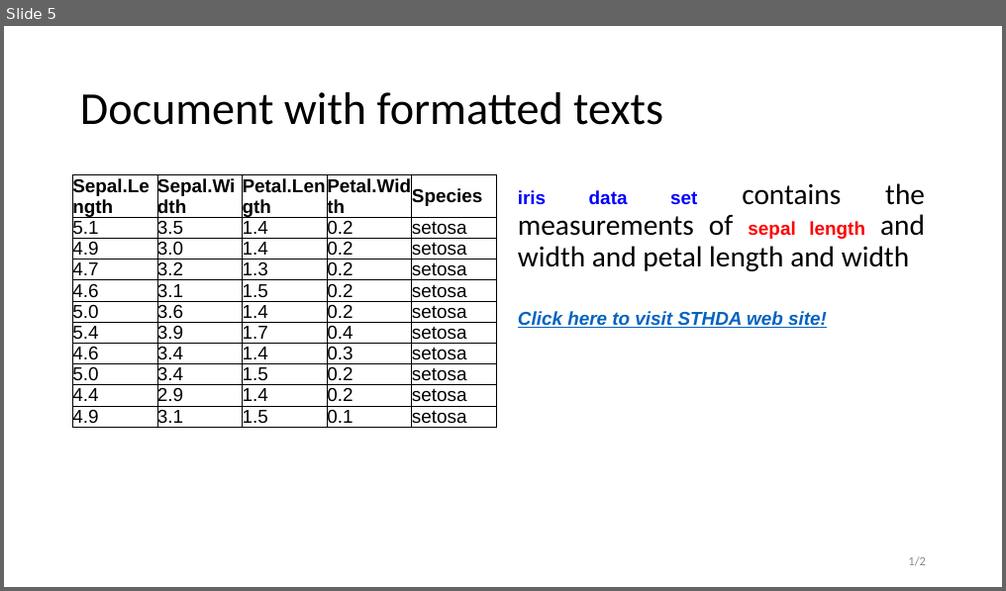
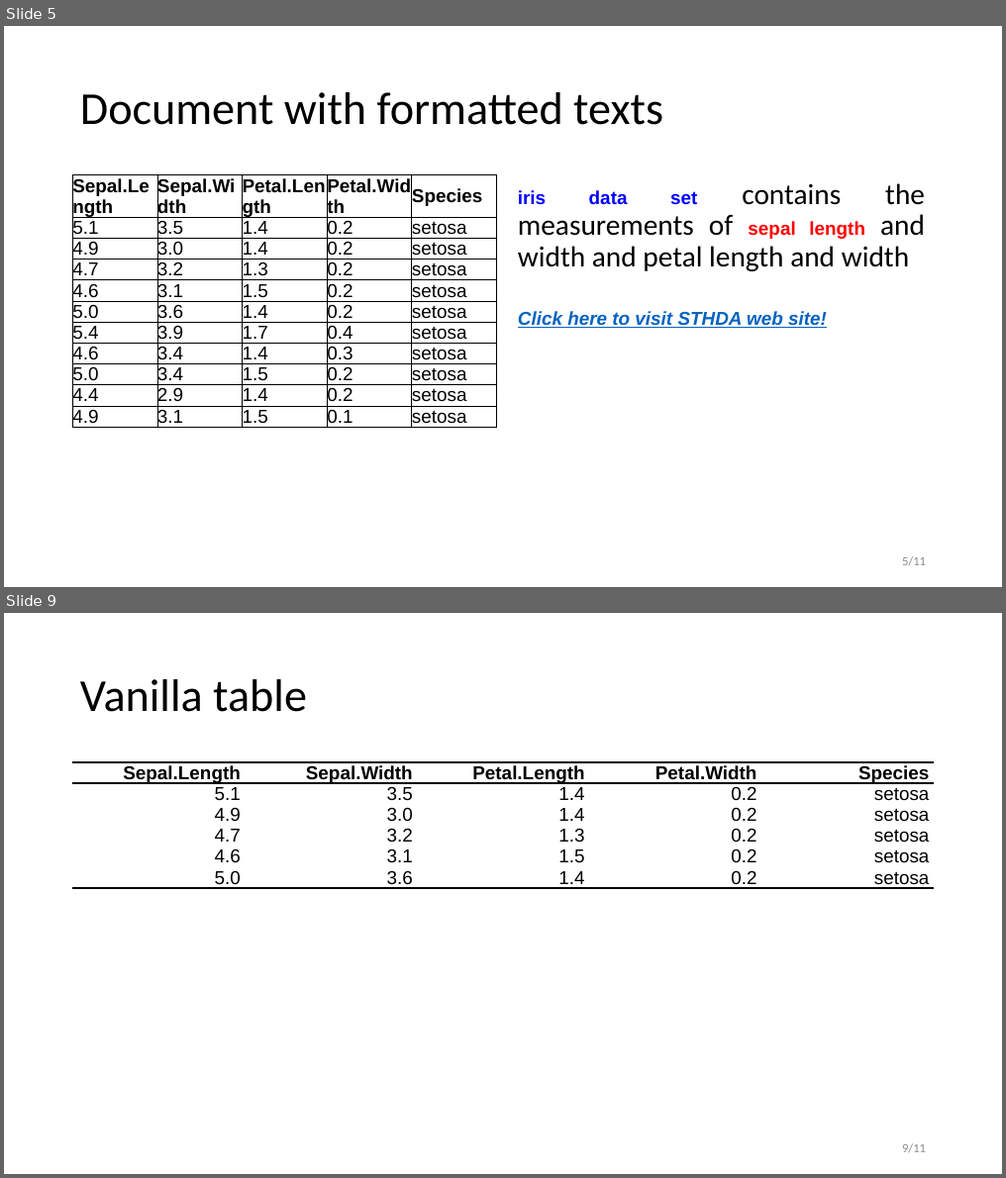
Before and after one commit to tiborh/r, a slide deck: data/r-reporters-powerpoint.pptx. Shown one above the other, each under a label of ours: slide 5 before the commit, slides 5 and 9 after it; the slides between them are not shown. The pictures are 1006x591 and 1006x1178 pixels, drawn with LibreOffice and Linux fonts; fonts in the diff are those of the drawing. Boxes give left, top, right and bottom in pixels: in the first picture for what was removed or moved away, otherwise in the second. Text is boxed around its words. In the diff, an @@ line names an element or a change of style, - is before the commit and + after.

```diff
--- a/data/r-reporters-powerpoint.pptx
+++ b/data/r-reporters-powerpoint.pptx
@@ slide 9 added at bbox=[4, 613, 1002, 1174], background #FFFFFF @@
@@ title added at bbox=[80, 679, 307, 712], 44 pt, text #000000 @@
+Vanilla table
@@ table added at bbox=[73, 762, 934, 1119], 6 rows, 5 columns @@
+Sepal.Length | Sepal.Width | Petal.Length | Petal.Width | Species
+5.1 | 3.5 | 1.4 | 0.2 | setosa
+4.9 | 3.0 | 1.4 | 0.2 | setosa
+4.7 | 3.2 | 1.3 | 0.2 | setosa
+4.6 | 3.1 | 1.5 | 0.2 | setosa
+5.0 | 3.6 | 1.4 | 0.2 | setosa
@@ text added at bbox=[902, 1144, 926, 1154], 12 pt, text #8C8C8C @@
+9/11
@@ slide 5 changed as well @@
@@ text at bbox=[902, 557, 926, 567]: text changed @@
-1/2
+5/11
```
Also in this commit, not shown: 4 other slides changed, 5 other slides added, 9 other files.
